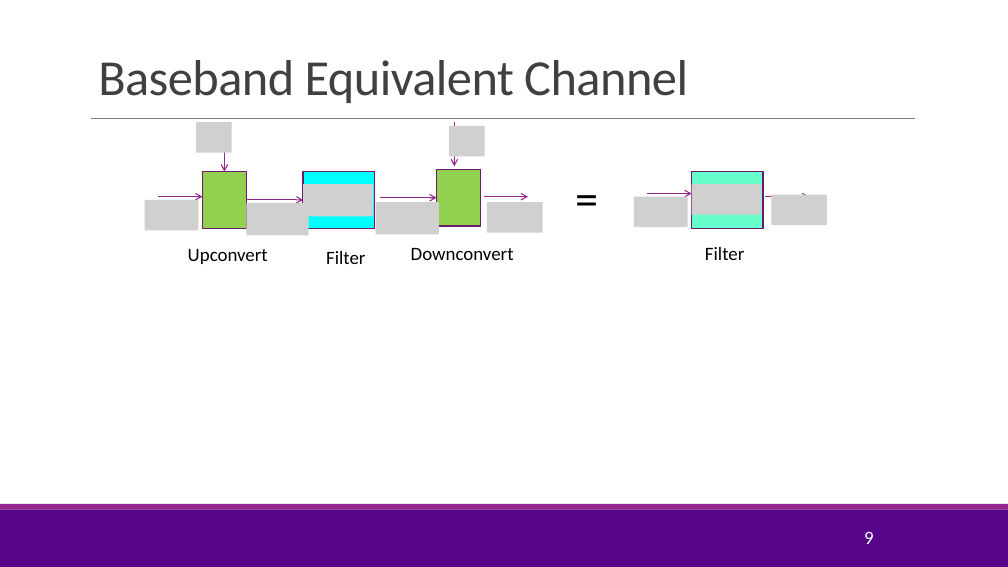
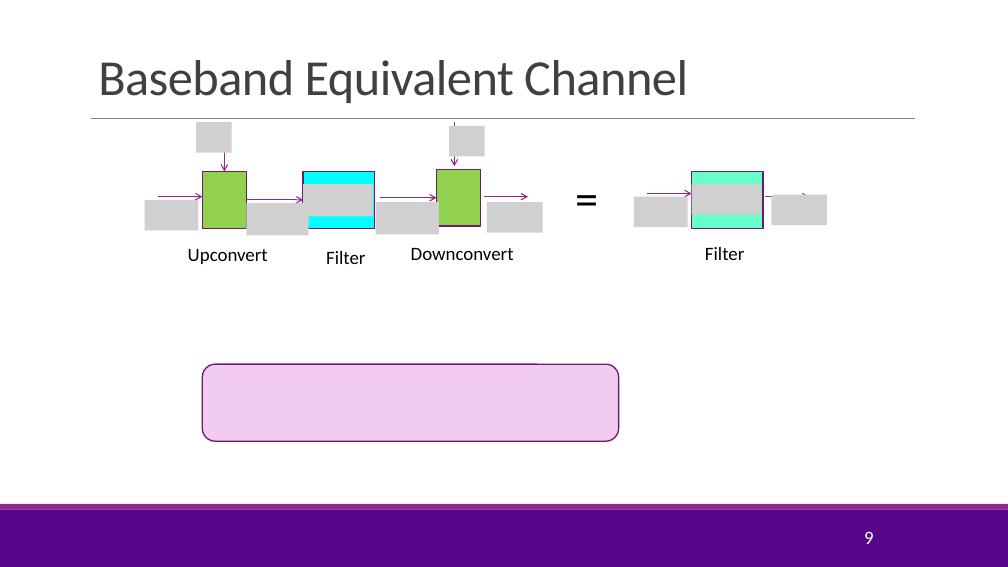
Before and after one commit to sdrangan/wirelesscomm, a slide deck: slide 9 of lectures/Unit03_Fading.pptx. Drawn at 1008x567 pixels with LibreOffice and Linux fonts; fonts in the diff are those of the drawing; grey boxes stand for pictures; background and template pictures are left out. Boxes give left, top, right and bottom in pixels: in the first picture for what was removed or moved away, otherwise in the second. Text is boxed around its words. In the diff, an @@ line names an element or a change of style, - is before the commit and + after.

```diff
--- a/lectures/Unit03_Fading.pptx
+++ b/lectures/Unit03_Fading.pptx
@@ rounded rectangle added at (203, 364, 619, 442), fill #F1CCF0, outline #6C1D6A 1.25 pt @@
```
Also in this commit, not shown: 2 other slides changed, 8 other files.
